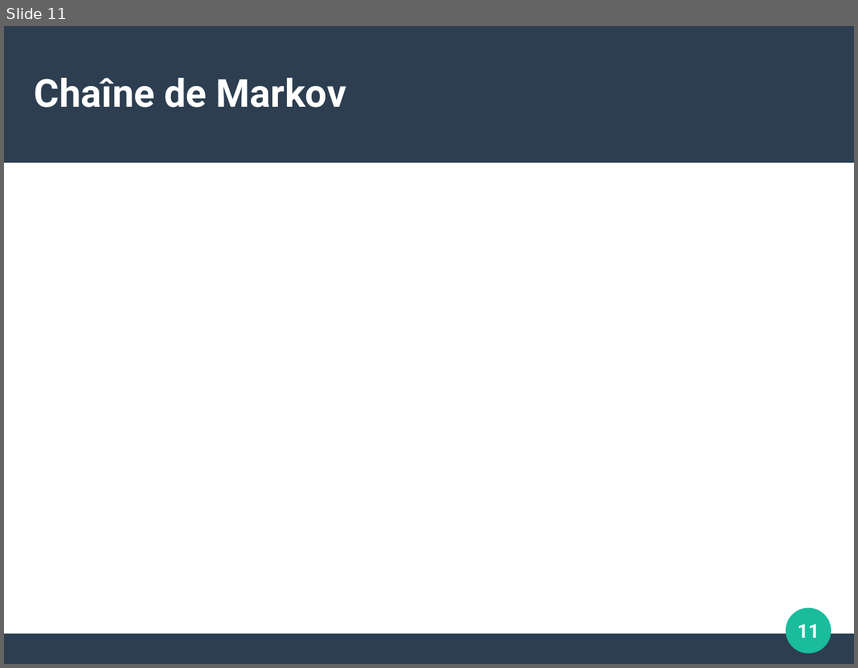
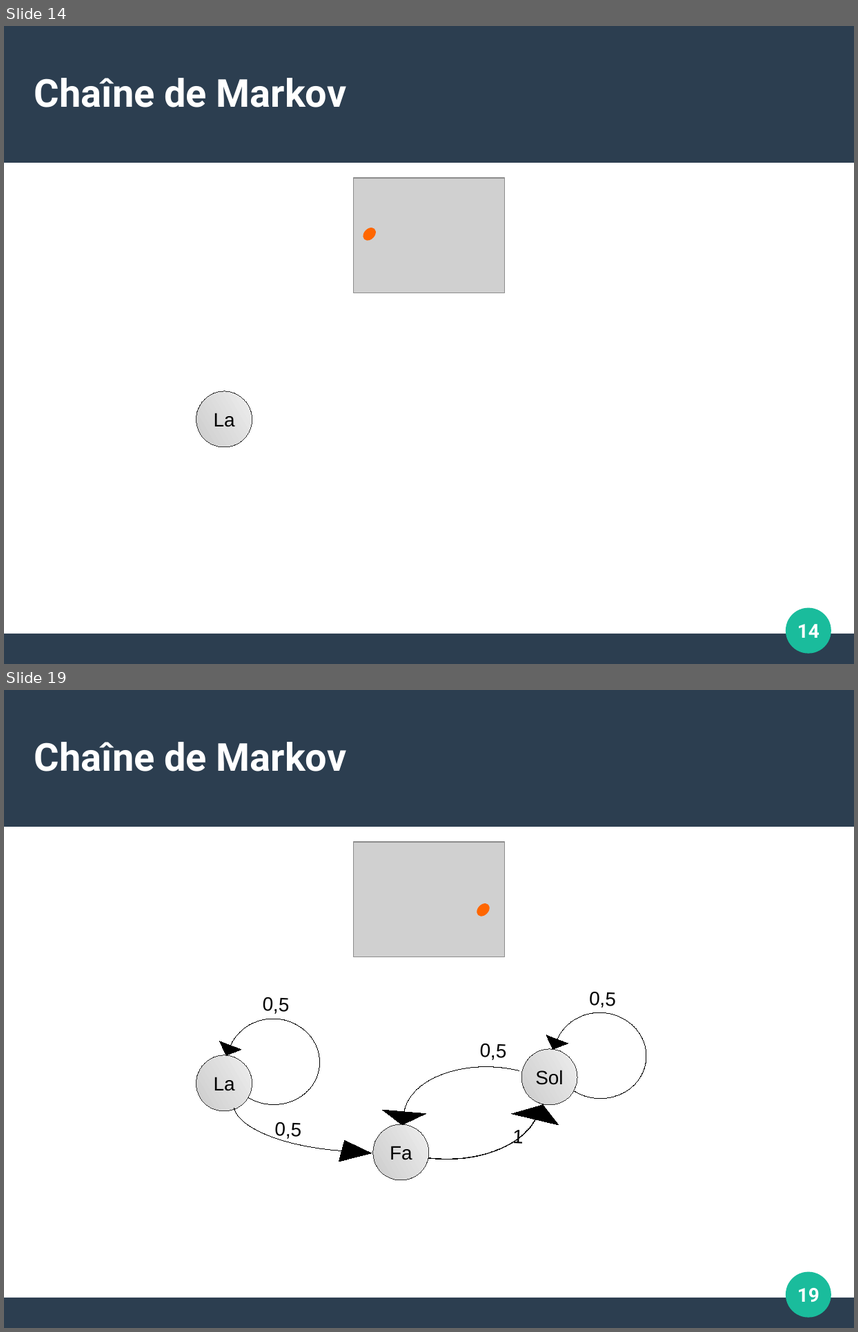
Before and after one commit to ThibautRoperch/ImproMusicale, a slide deck: Soutenance - Diapo.odp. Shown one above the other, each under a label of ours: slide 11 before the commit, slides 14 and 19 after it; the slides between them are not shown. The pictures are 858x668 and 858x1332 pixels, drawn with LibreOffice and Linux fonts; fonts in the diff are those of the drawing; grey boxes stand for pictures. Boxes give left, top, right and bottom in pixels: in the first picture for what was removed or moved away, otherwise in the second. Text is boxed around its words. In the diff, an @@ line names an element or a change of style, - is before the commit and + after.

```diff
--- a/Soutenance - Diapo.odp
+++ b/Soutenance - Diapo.odp
@@ slide 19 added at [4, 690, 854, 1328], background #FFFFFF; not listed: 3 template elements that a slide beside it also shows @@
@@ title added at [34, 742, 346, 771], 36 pt, text #FFFFFF, bold @@
+Chaîne de Markov
@@ picture added at [353, 842, 505, 957] @@
@@ ellipse added at [475, 901, 493, 919], fill #FF6600 @@
@@ freeform shape added at [225, 1016, 321, 1106], fill #000000, outline #000000 0 pt, 18 pt, text #000000 @@
+0,5
@@ freeform shape added at [552, 1010, 648, 1100], fill #000000, outline #000000 0 pt, 18 pt, text #000000 @@
+0,5
@@ freeform shape added at [342, 1032, 544, 1163], fill #000000, outline #000000 0 pt, 18 pt, text #000000 @@
+1
@@ ellipse added at [196, 1055, 252, 1111], fill gradient #EEEEEE to #CCCCCC, outline #333333 0 pt, 18 pt, text #000000 @@
+La
@@ freeform shape added at [232, 1061, 475, 1156], fill #000000, outline #000000 0 pt, 18 pt, text #000000 @@
+0,5
@@ ellipse added at [522, 1049, 578, 1105], fill gradient #EEEEEE to #CCCCCC, outline #333333 0 pt, 18 pt, text #000000 @@
+Sol
@@ freeform shape added at [401, 1063, 579, 1175], fill #000000, outline #000000 0 pt, 18 pt, text #000000 @@
+0,5
@@ ellipse added at [374, 1124, 430, 1181], fill gradient #EEEEEE to #CCCCCC, outline #333333 0 pt, 18 pt, text #000000 @@
+Fa
@@ page number added at [797, 1288, 820, 1302], 18 pt, text #FFFFFF, bold @@
+19
@@ what was slide 11 is now slide 14 @@
@@ slide 14 changed as well @@
@@ picture added at [353, 178, 505, 293] @@
@@ ellipse added at [361, 225, 379, 243], fill #FF6600 @@
@@ ellipse added at [196, 391, 252, 447], fill gradient #EEEEEE to #CCCCCC, outline #333333 0 pt, 18 pt, text #000000 @@
+La
@@ page number at [797, 624, 820, 637]: text changed @@
-11
+14
```
Also in this commit, not shown: 7 other slides changed, 13 other slides added, 3 slides removed, 8 other files.
